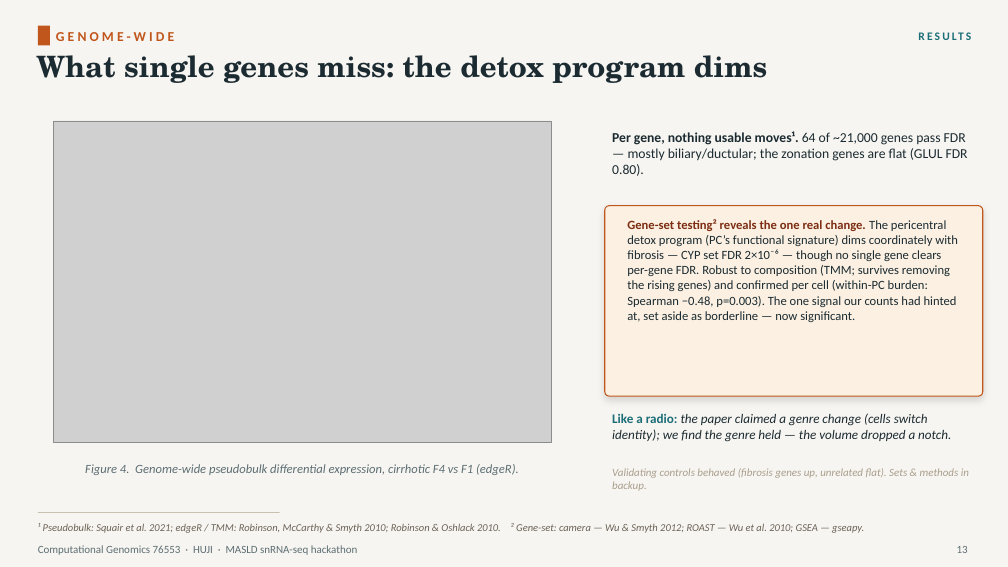
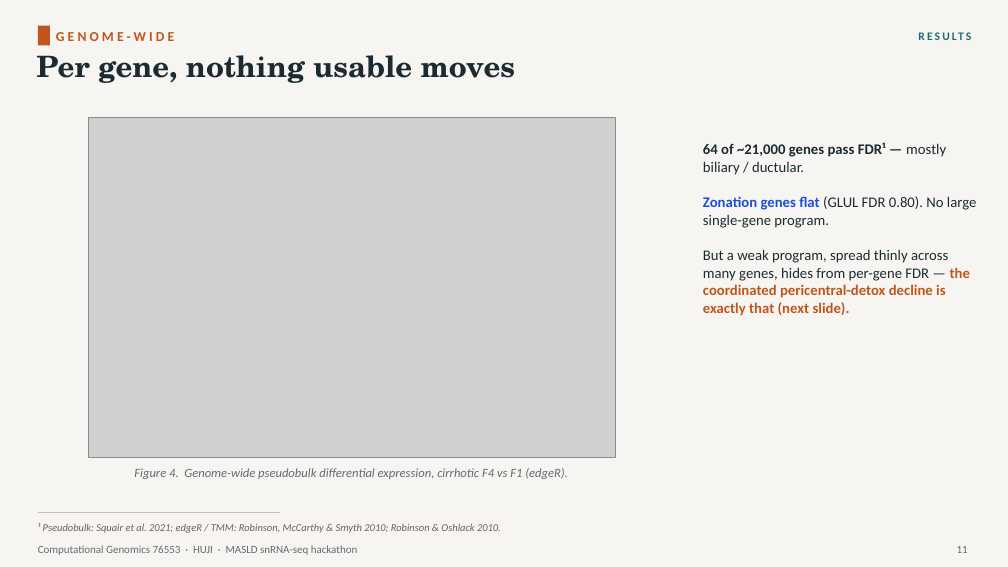
Before and after one commit to roeetekoah/liver-zonation, a slide deck: slide 14 of presentation/MASLD_zonation.pptx (slide 13 before the commit). Drawn at 1008x567 pixels with LibreOffice and Linux fonts; fonts in the diff are those of the drawing; grey boxes stand for pictures. Boxes give left, top, right and bottom in pixels: in the first picture for what was removed or moved away, otherwise in the second. Text is boxed around its words. In the diff, an @@ line names an element or a change of style, - is before the commit and + after.

```diff
--- a/presentation/MASLD_zonation.pptx
+++ b/presentation/MASLD_zonation.pptx
@@ text at (x1=36, y1=55, x2=515, y2=83): text changed @@
-What single genes miss: the detox program dims
+Per gene, nothing usable moves
@@ picture resized from (x1=54, y1=121, x2=551, y2=442) to (x1=88, y1=117, x2=616, y2=457) @@
@@ text removed at (x1=612, y1=131, x2=968, y2=176) @@
-Per gene, nothing usable moves¹. 64 of ~21,000 genes pass FDR — mostly biliary/ductular; the zonation genes are flat (GLUL FDR 0.80).
@@ text added at (x1=703, y1=142, x2=976, y2=316), 14 pt, text #1B2B31 @@
+64 of ~21,000 genes pass FDR¹ — mostly biliary / ductular.
+Zonation genes flat (GLUL FDR 0.80). No large single-gene program.
+But a weak program, spread thinly across many genes, hides from per-gene FDR — the coordinated pericentral-detox decline is exactly that (next slide).
@@ rounded rectangle removed at (x1=605, y1=206, x2=983, y2=396) @@
@@ text removed at (x1=627, y1=219, x2=958, y2=322) @@
-Gene-set testing² reveals the one real change. The pericentral detox program (PC’s functional signature) dims coordinately with fibrosis — CYP set FDR 2×10⁻⁶ — though no single gene clears per-gene FDR. Robust to composition (TMM; survives removing the rising genes) and confirmed per cell (within-PC burden: Spearman −0.48, p=0.003). The one signal our counts had hinted at, set aside as borderline — now significant.
@@ text removed at (x1=612, y1=413, x2=951, y2=442) @@
-Like a radio: the paper claimed a genre change (cells switch identity); we find the genre held — the volume dropped a notch.
@@ text "Figure 4. Genome-wide pseudobulk differential ..." moved from (x1=85, y1=464, x2=519, y2=475) to (x1=134, y1=468, x2=568, y2=479) @@
@@ text removed at (x1=612, y1=468, x2=969, y2=491) @@
-Validating controls behaved (fibrosis genes up, unrelated flat). Sets & methods in backup.
@@ text at (x1=38, y1=523, x2=501, y2=533): text changed @@
-¹ Pseudobulk: Squair et al. 2021; edgeR / TMM: Robinson, McCarthy & Smyth 2010; Robinson & Oshlack 2010. ² Gene-set: camera — Wu & Smyth 2012; ROAST — Wu et al. 2010; GSEA — gseapy.
+¹ Pseudobulk: Squair et al. 2021; edgeR / TMM: Robinson, McCarthy & Smyth 2010; Robinson & Oshlack 2010.
```
Also in this commit, not shown: 17 other slides changed, 4 slides added, 2 slides removed, 4 other files.
